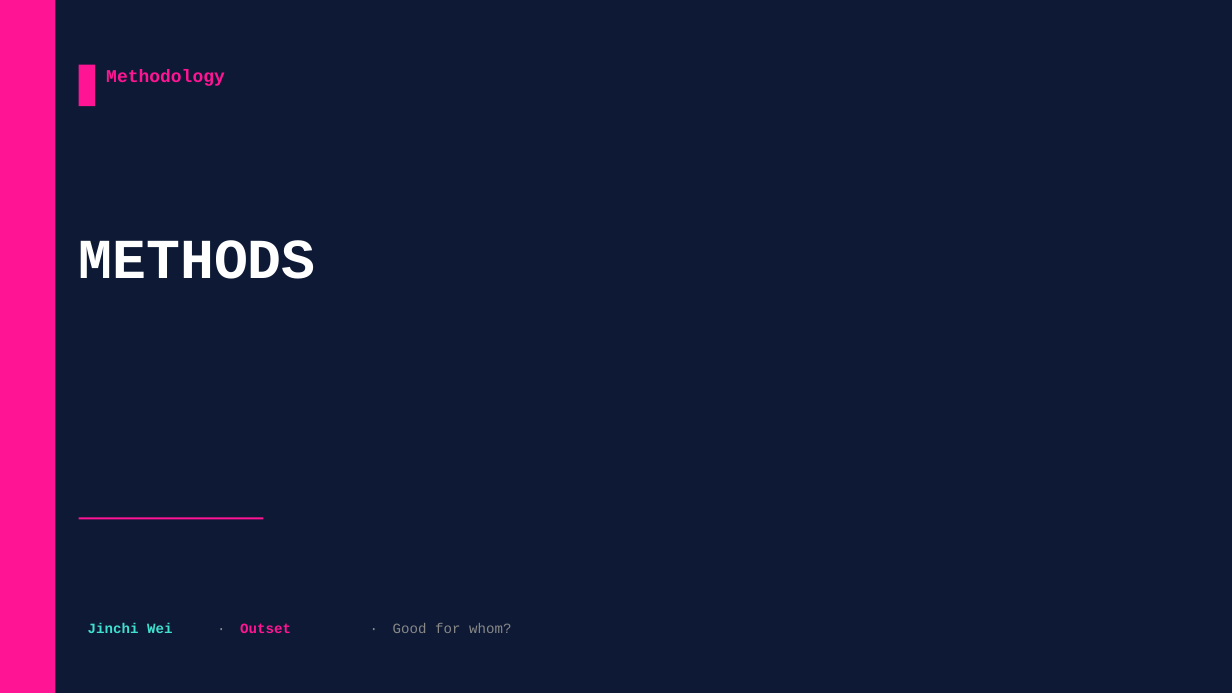
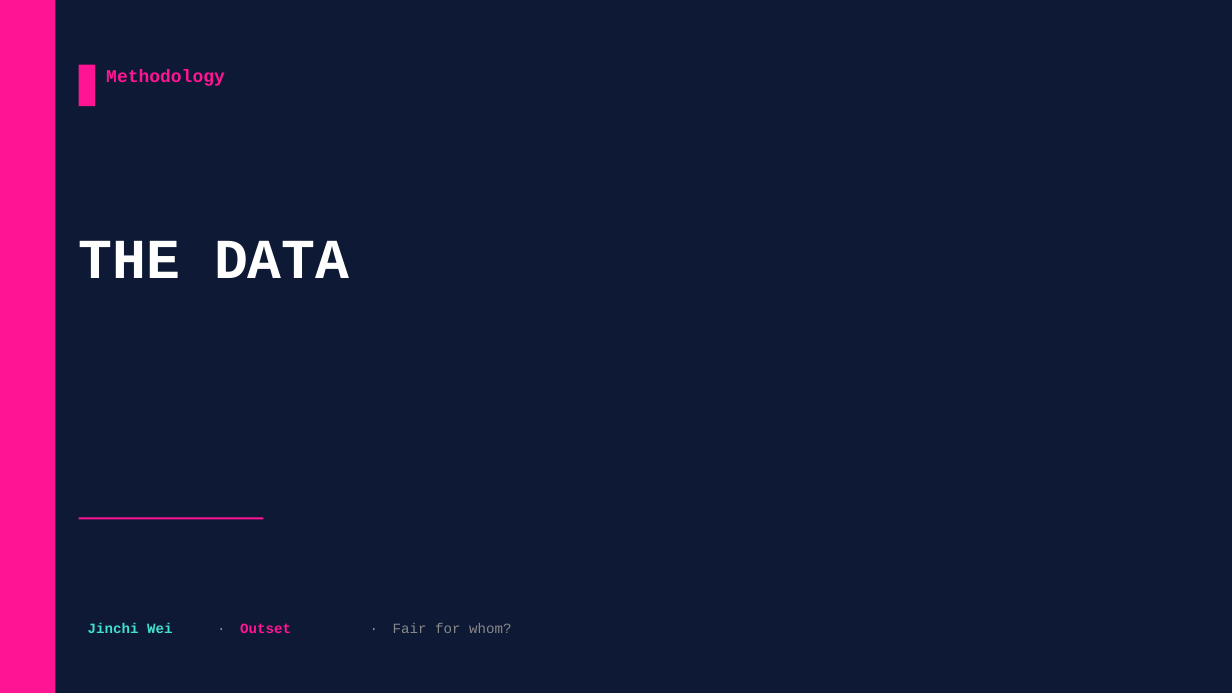
Before and after one commit to jinchiwei/outset-ai-healthcare, a slide deck: slide 6 of solutions/g4_skin_access/slides/g4_skin_access.pptx (slide 7 before the commit). Drawn at 1232x693 pixels with LibreOffice and Linux fonts; fonts in the diff are those of the drawing. Boxes give left, top, right and bottom in pixels: in the first picture for what was removed or moved away, otherwise in the second. Text is boxed around its words. In the diff, an @@ line names an element or a change of style, - is before the commit and + after.

```diff
--- a/solutions/g4_skin_access/slides/g4_skin_access.pptx
+++ b/solutions/g4_skin_access/slides/g4_skin_access.pptx
@@ text at [79,240,350,278]: text changed @@
-METHODS
+THE DATA
@@ text at [393,623,511,633]: text changed @@
-Good for whom?
+Fair for whom?
```
Also in this commit, not shown: 6 other slides changed, 13 slides added, 10 slides removed, 47 other files.
